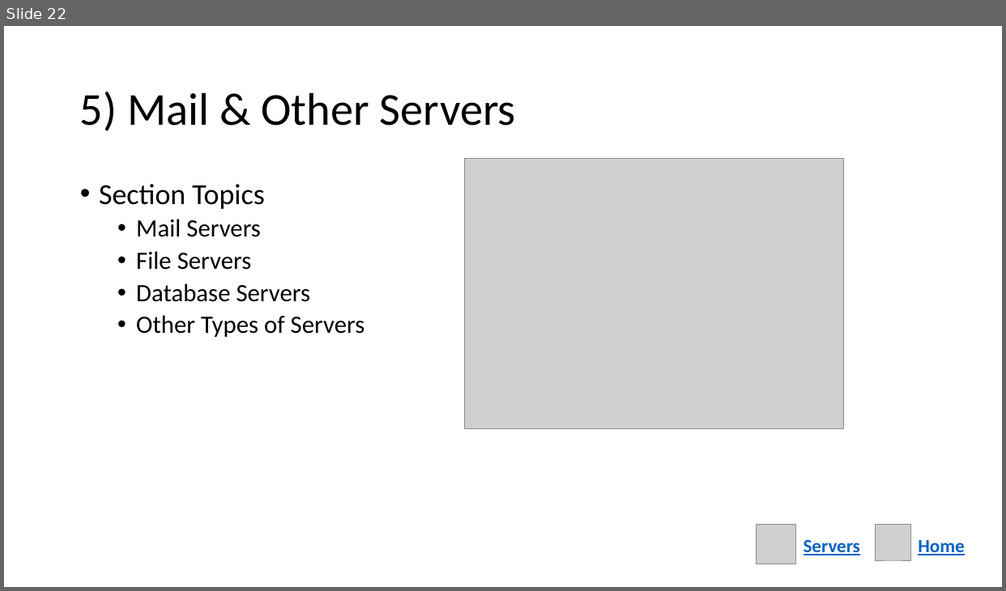
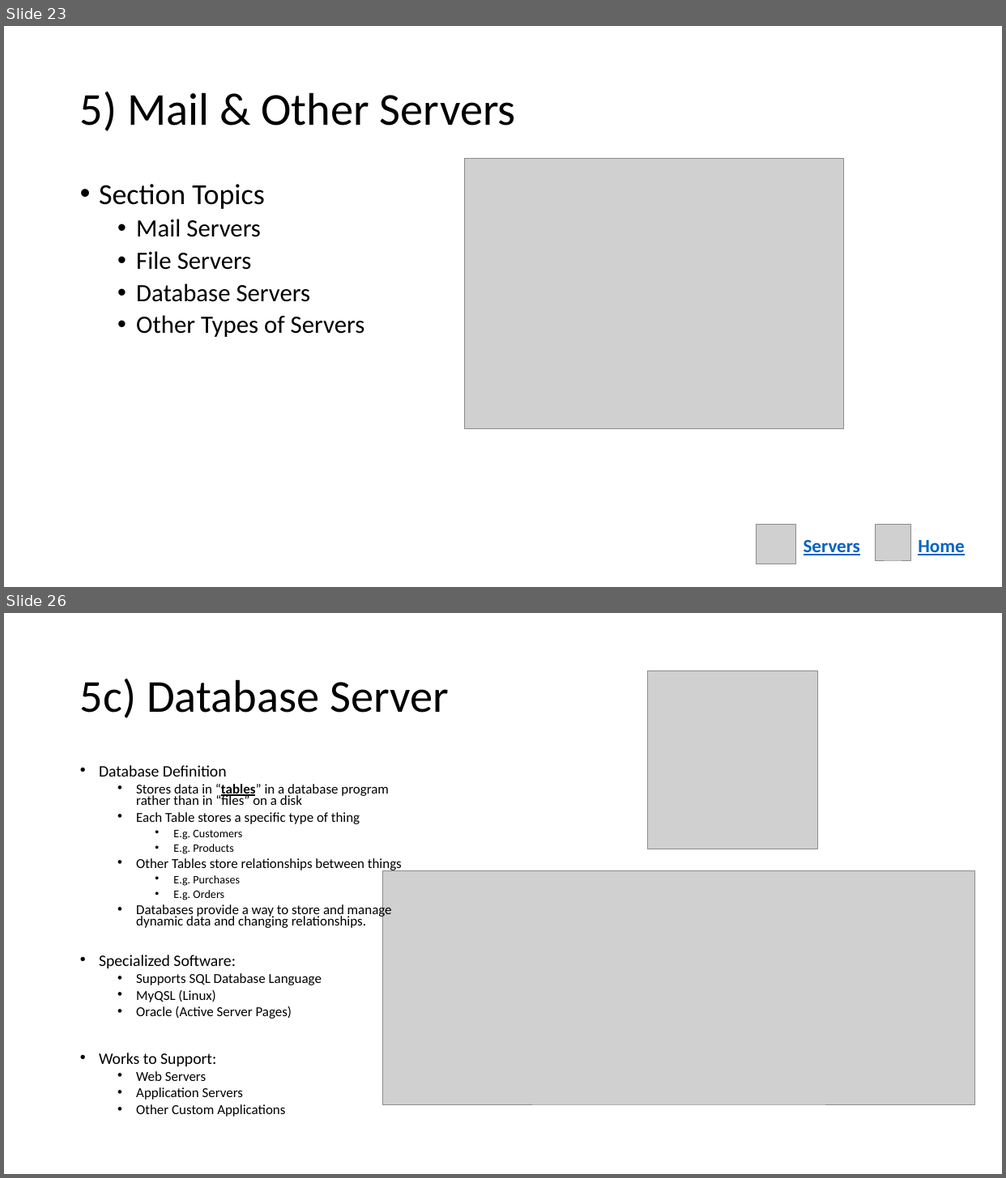
Before and after one commit to Greg5519/Old2O, a slide deck: Topic D Environments And Systems/Selected Networking Concepts.pptx. Shown one above the other, each under a label of ours: slide 22 before the commit, slides 23 and 26 after it; the slides between them are not shown. The pictures are 1006x591 and 1006x1178 pixels, drawn with LibreOffice and Linux fonts; fonts in the diff are those of the drawing; grey boxes stand for pictures. Boxes give left, top, right and bottom in pixels: in the first picture for what was removed or moved away, otherwise in the second. Text is boxed around its words. In the diff, an @@ line names an element or a change of style, - is before the commit and + after.

```diff
--- a/Topic D Environments And Systems/Selected Networking Concepts.pptx
+++ b/Topic D Environments And Systems/Selected Networking Concepts.pptx
@@ slide 26 added at <box>4,613,1002,1174</box>, background #FFFFFF @@
@@ title added at <box>80,679,449,718</box>, 44 pt, text #000000 @@
+5c) Database Server
@@ picture added at <box>648,671,819,850</box> @@
@@ text added at <box>99,765,392,1117</box>, 13.2 pt, text #000000 @@
+• Database Definition
+  • Stores data in “tables” in a database program
+    rather than in “files” on a disk
+  • Each Table stores a specific type of thing
+    • E.g. Customers
+    • E.g. Products
+  • Other Tables store relationships between things
+    • E.g. Purchases
+    • E.g. Orders
+  • Databases provide a way to store and manage
+    dynamic data and changing relationships.
+• Specialized Software:
+  • Supports SQL Database Language
+  • MyQSL (Linux)
+  • Oracle (Active Server Pages)
+• Works to Support:
+  • Web Servers
+  • Application Servers
+  • Other Custom Applications
@@ picture added at <box>383,871,975,1105</box> @@
@@ what was slide 22 is now slide 23 @@
```
Also in this commit, not shown: 5 other slides added, 6 other files.
